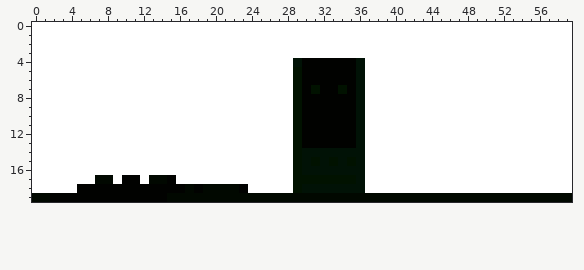
File history of a pixel-art sprite, Moteur/Assets/ROOMS/ROOM_6.png. Above is the file before it was changed.
The file is 60x20 pixels. Colours within 5 levels of each other are drawn and written as one.
Once edited:
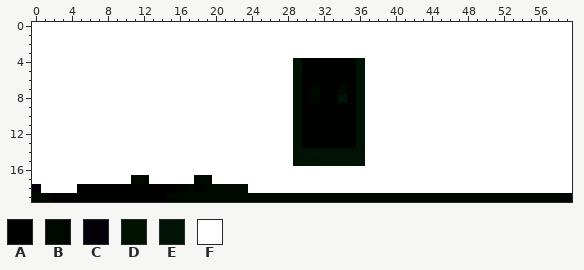
Palette (. is transparent): A #010200  B #010800  C #050009  D #011200  E #011206  F #ffffff
The edit:
@@ x 29..36 @@
  6 DAAAAAAE
- 7 DADAADAE
- 8 DAAAAAAE
+ 7 DABAABAE
+ 8 DABAAEAE
  9 DAAAAAAE
@@ x 0..38 @@
 15 FFFFFFFFFFFFFFFFFFFFFFFFFFFFFDEDEDEDEFF
-16 FFFFFFFFFFFFFFFFFFFFFFFFFFFFFDEEEEEEEFF
-17 FFFFFFFBBFAAFBBAFFFFFFFFFFFFFDDDDDDDEFF
-18 FFFFFAAAAAAAAAAAABABBBBAFFFFFDEEEEEEEFF
+16 FFFFFFFFFFFFFFFFFFFFFFFFFFFFFFFFFFFFFFF
+17 FFFFFFFFFFFBBFFFFFBBFFFFFFFFFFFFFFFFFFF
+18 CFFFFAAAAAAAAAAAABABBBBBFFFFFFFFFFFFFFF
 19 BBAAAAAAAAAAAAABBBBBBBBBBBBBBBBBBBBBBBB
Pixel boxes of the changes (left, top, right, bottom) in both pictures:
changed: (311, 85, 347, 103)
changed: (293, 166, 365, 193)
changed: (95, 175, 248, 193)
changed: (32, 184, 41, 193)
